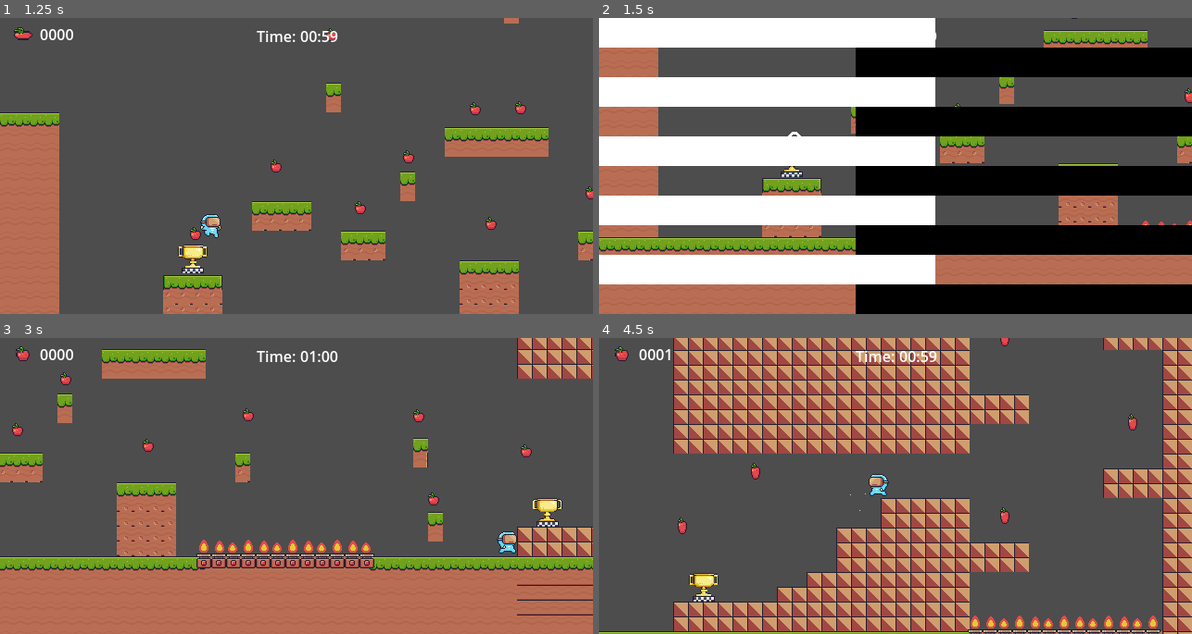
Above: before the commit, frames 1-4 (two rows, left to right).
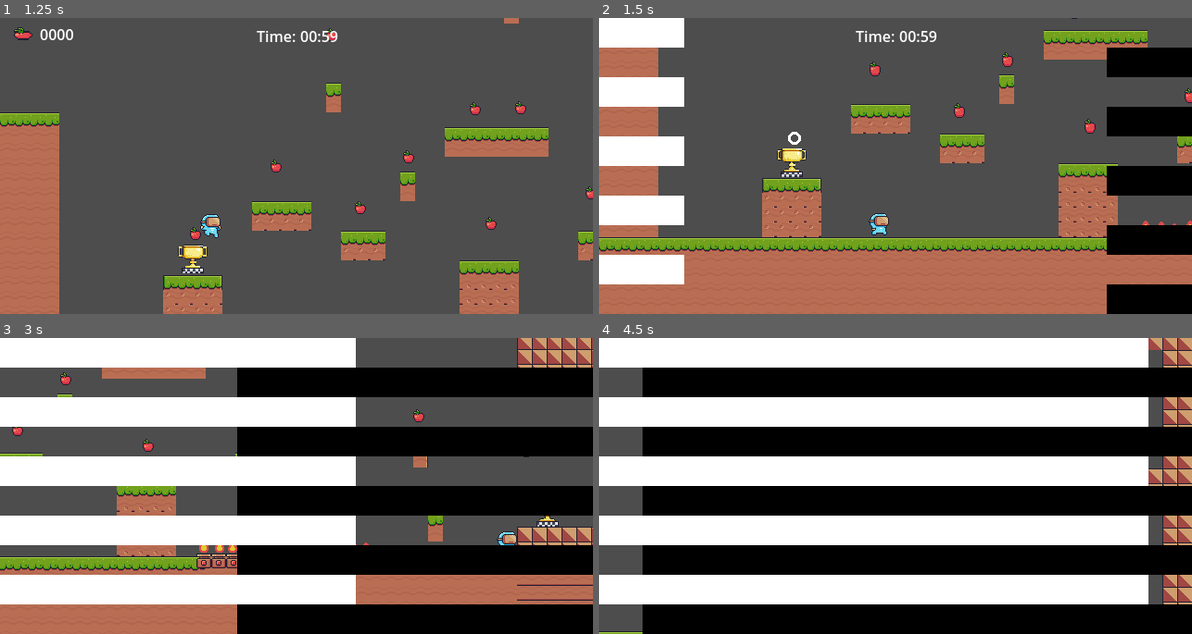
Above: after the commit, the same moments.

Repository: mths0303s/Game-inter
Game: Godot game, scene res://Levels/word.tscn
Same seed, same stepped clock (60 frames per second), same inputs: the game is played once before the commit and once after it.
Inputs:
- Up to frame 1 (1.25 s): hold Right (ui_right) from 0.53 s (still down); tap Up (ui_up) at 0.77 s
- Up to frame 2 (1.5 s): keep holding Right (ui_right)
- Up to frame 3 (3 s): tap Up (ui_up) at 1.52 s; release Right (ui_right) at 2.03 s; hold Left (ui_left) 2.03-2.78 s; hold Right (ui_right) from 2.78 s (still down)
- Up to frame 4 (4.5 s): tap Up (ui_up) at 3.02, 3.77 s; release Right (ui_right) at 4.28 s; hold Left (ui_left) from 4.28 s (still down)

Frame 1 is identical in both runs. In frame 2, 42% of the frame differs, in the area x 14-86%, y 0-100%; in frame 3, 60%; in frame 4, 92%, in the area x 0-100%, y 0-100%.

Commit message:
Corrigindo bug de transição

Diff:
--- a/Levels/word-1.tscn
+++ b/Levels/word-1.tscn
@@ -724,15 +724,10 @@
 script = ExtResource("13_exq2c")
 
 [node name="color_rect" type="ColorRect" parent="transition"]
-visible = false
 material = SubResource("ShaderMaterial_sn8ti")
 anchors_preset = 15
 anchor_right = 1.0
 anchor_bottom = 1.0
-offset_left = 1.0
-offset_top = -16.0
-offset_right = 1.0
-offset_bottom = -16.0
 grow_horizontal = 2
 grow_vertical = 2
 color = Color(0, 0, 0, 1)
--- a/Scripts/goal.gd
+++ b/Scripts/goal.gd
@@ -10,9 +10,10 @@
 	anim.play("moving")
 	if body.name == "player" and !next_level == "":
 		transition.change_scene(next_level)
-		transition.show_new_scene()
+
 	else:
 		print("No scene loaded")
+		transition.show_new_scene()
 
 
 func _on_body_exited(body):
